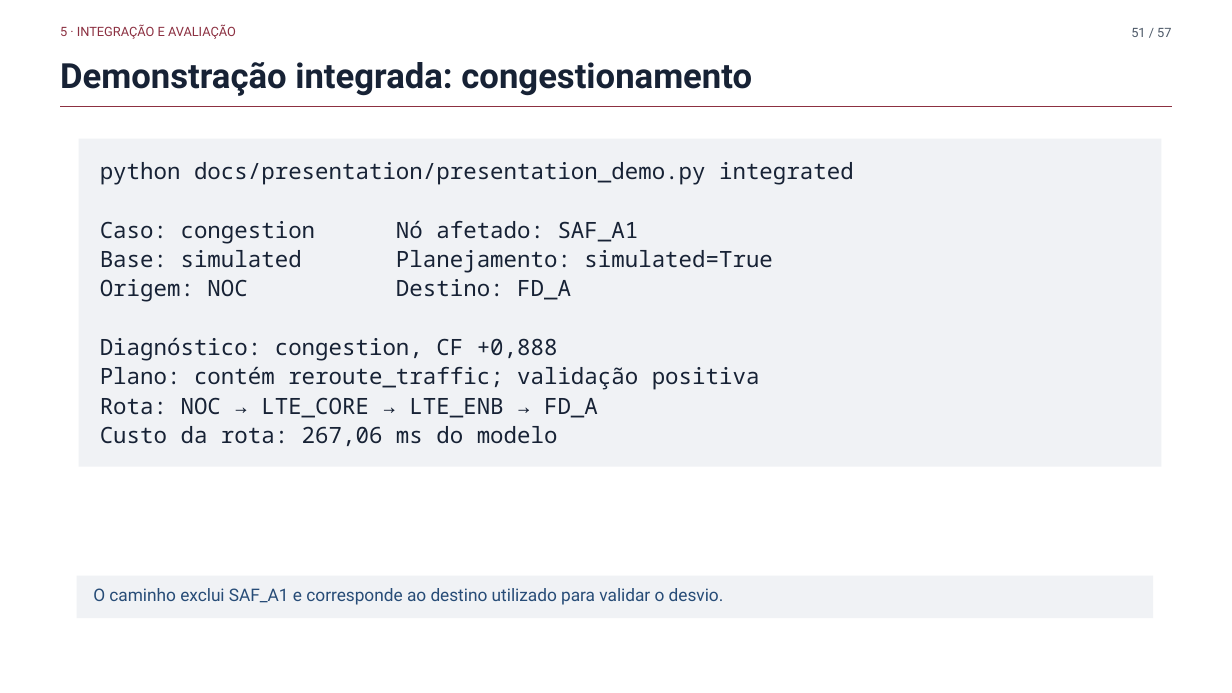
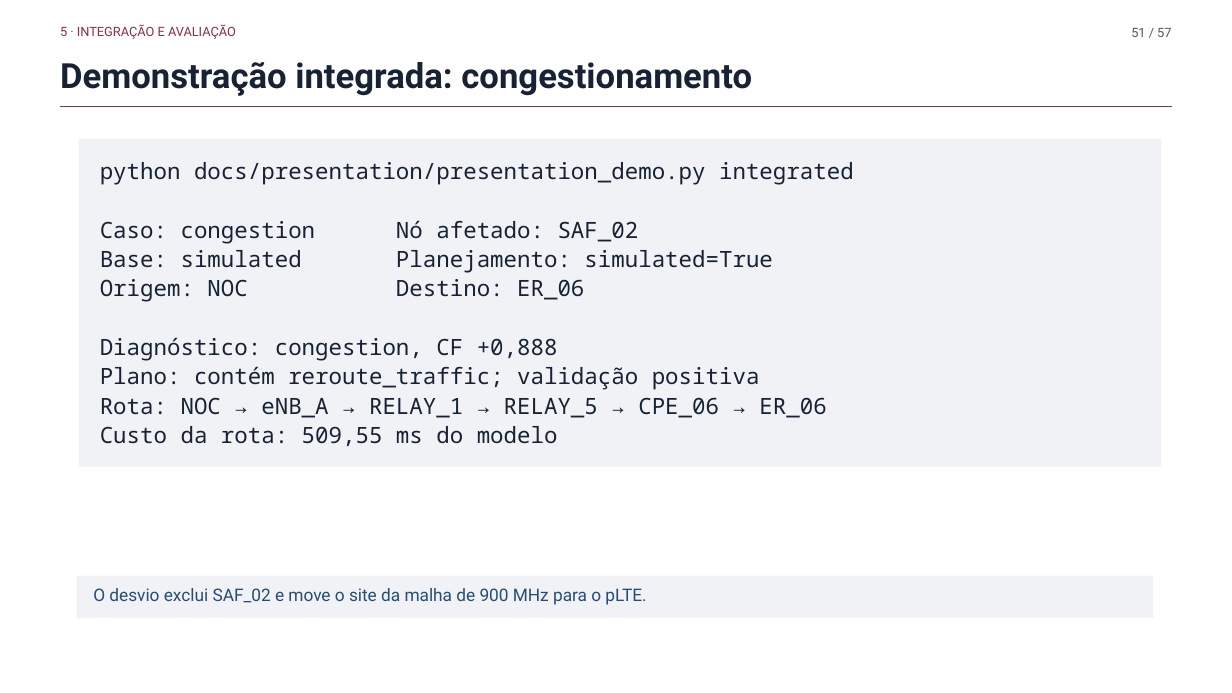
Before and after one commit to fsd-dantas/ai4systems, a slide deck: slide 51 of docs/presentation/mini-systems-presentation.pptx. Drawn at 1232x693 pixels with LibreOffice and Linux fonts; fonts in the diff are those of the drawing; background and template pictures are left out. Boxes give left, top, right and bottom in pixels: in the first picture for what was removed or moved away, otherwise in the second. Text is boxed around its words. In the diff, an @@ line names an element or a change of style, - is before the commit and + after.

Commit message:
Migrate the presentation onto the 60-node dual-homed scenario
The deck still spoke about LTE_ENB, LTE_CORE, AP_B, RM_A5 and SAF_A1 --
identifiers the new scenario does not contain. Eight slides and the
demonstration harness move together, because the deck quotes the
harness output and the build verifies the two agree.

The routing example gains its point back. NOC to ER_03 is now a pair
where breadth-first finds the fewest hops, four, and pays 453.51 ms,
while A* takes five hops for 360.35 ms. The reason is physical rather
than numerical: the short route drops onto the slow 900 MHz mesh and
the long one stays on private LTE.

The perturbation slide is no longer a link removal but a medium
failure. Disabling the fibre to eNB_A takes the whole pLTE path away
from the core, and the site fails over to the 900 MHz mesh at a higher
cost. That is what dual homing buys, and the price is visible.

The aggregate result reverses, and the slide now says so. At 30 nodes
A* expanded 25.9% fewer nodes than uniform cost; at 60 nodes it expands
8.9% fewer. The advantage did not grow with the graph, it shrank,
because two near-parallel access networks make straight-line distance a
weak predictor of cost when the media differ in speed. Reporting only
the first figure would have invited exactly the wrong conclusion.

presentation_demo.py moves with it and asserts every quoted number, its
Floyd-Warshall oracle honours the stub rule, and the recorded evidence
file is regenerated from the run.

```diff
--- a/docs/presentation/mini-systems-presentation.pptx
+++ b/docs/presentation/mini-systems-presentation.pptx
@@ text at (100, 220, 639, 244): text changed @@
-Caso: congestion Nó afetado: SAF_A1
+Caso: congestion Nó afetado: SAF_02
@@ text at (396, 279, 584, 300): text changed @@
-Origem: NOC Destino: FD_A
+Origem: NOC Destino: ER_06
@@ text at (100, 397, 826, 446): text changed @@
-Rota: NOC → LTE_CORE → LTE_ENB → FD_A
-Custo da rota: 267,06 ms do modelo
+Rota: NOC → eNB_A → RELAY_1 → RELAY_5 → CPE_06 → ER_06
+Custo da rota: 509,55 ms do modelo
@@ text at (93, 588, 646, 605): text changed @@
-O caminho exclui SAF_A1 e corresponde ao destino utilizado para validar o desvio.
+O desvio exclui SAF_02 e move o site da malha de 900 MHz para o pLTE.
```
Also in this commit, not shown: 6 other slides changed, 8 other files.
